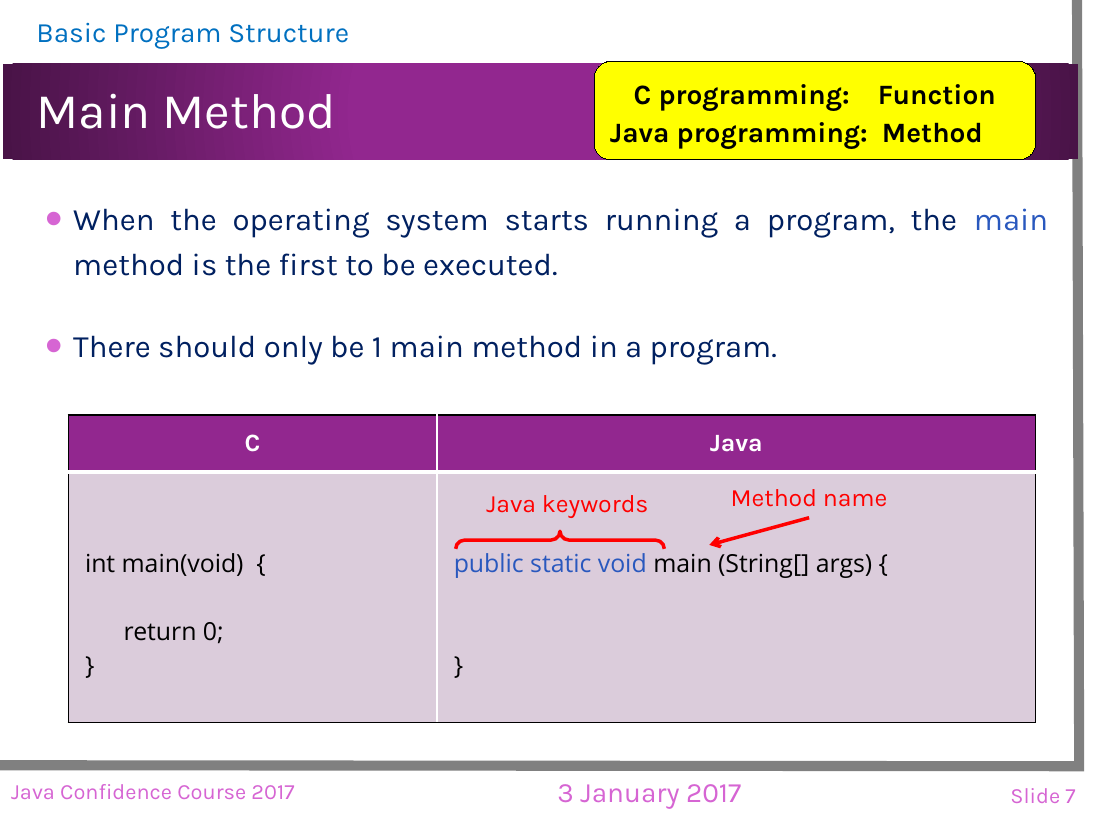
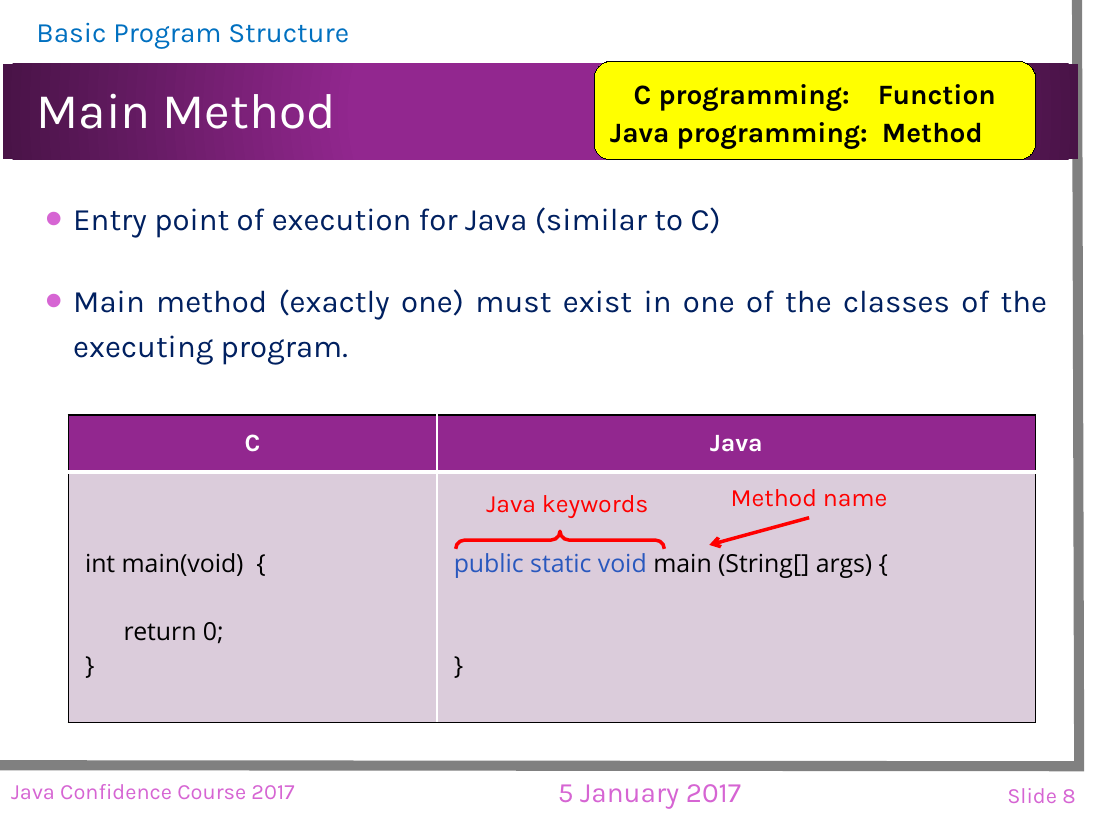
Before and after one commit to landuomu/JCC2017, a slide deck: slide 8 of Slides/JCC2017.pptx (slide 7 before the commit). Drawn at 1120x840 pixels with LibreOffice and Linux fonts; fonts in the diff are those of the drawing; background and template pictures are left out. Boxes give left, top, right and bottom in pixels: in the first picture for what was removed or moved away, otherwise in the second. Text is boxed around its words. In the diff, an @@ line names an element or a change of style, - is before the commit and + after.

```diff
--- a/Slides/JCC2017.pptx
+++ b/Slides/JCC2017.pptx
@@ text at <box>73,207,1047,365</box>: text changed @@
-• When the operating system starts running a program, the main method is the first to be executed.
-• There should only be 1 main method in a program.
+• Entry point of execution for Java (similar to C)
+• Main method (exactly one) must exist in one of the classes of the executing program.
@@ text at <box>558,784,741,808</box>: text changed @@
-3 January 2017
+5 January 2017
@@ page number at <box>1007,788,1075,803</box>: text changed @@
-Slide 7
+Slide 8
```
Also in this commit, not shown: 73 other slides changed, 5 slides added, 1 slide removed.
